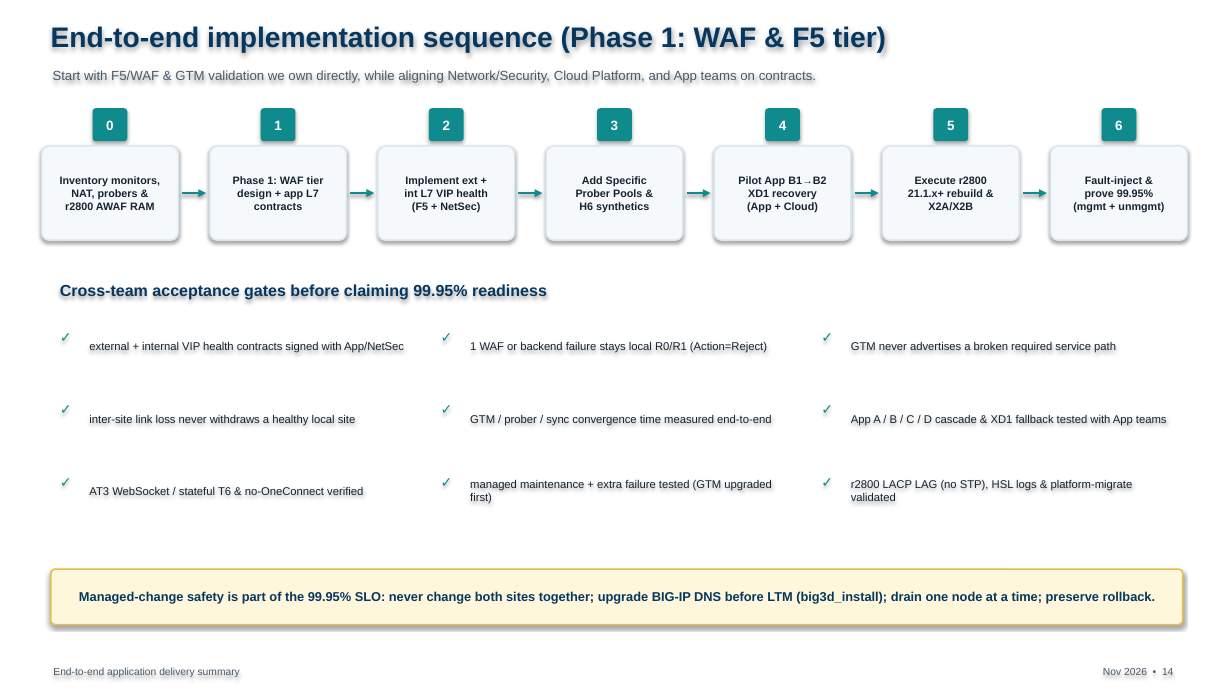
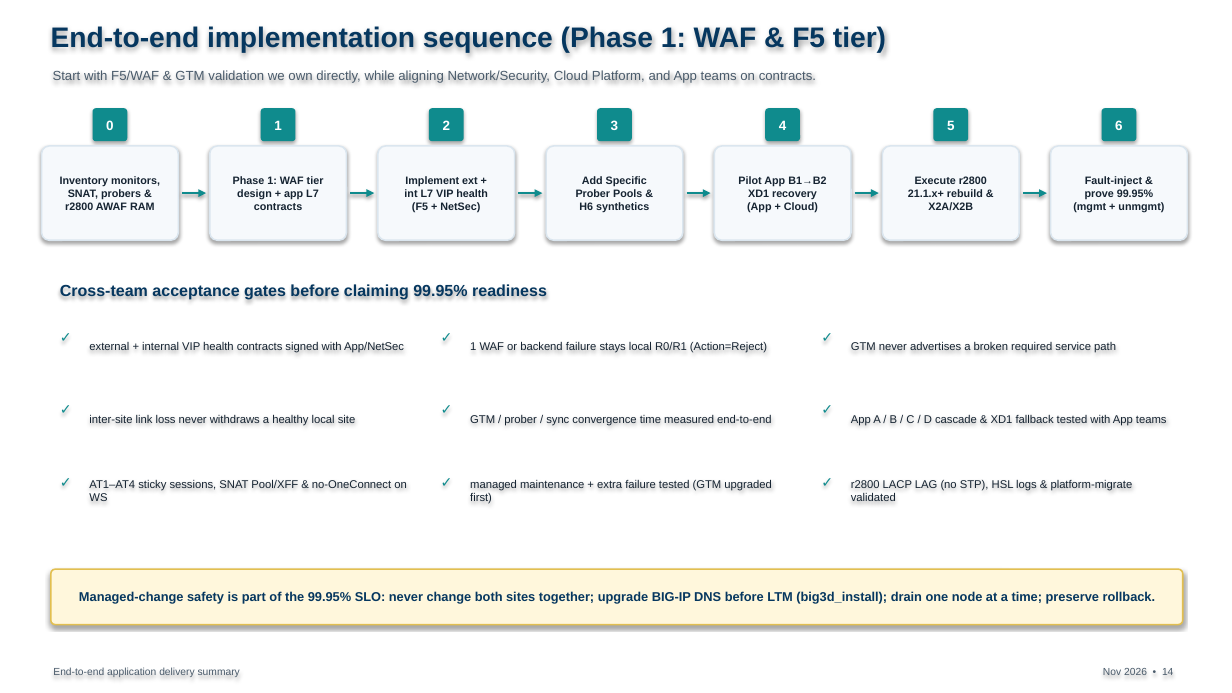
Before and after one commit to jfang88/EnterpriseWAF, a slide deck: slide 14 of management-artifacts/EnterpriseWAF_Management_Summary.pptx. Drawn at 1232x693 pixels with LibreOffice and Linux fonts; fonts in the diff are those of the drawing. Boxes give left, top, right and bottom in pixels: in the first picture for what was removed or moved away, otherwise in the second. Text is boxed around its words. In the diff, an @@ line names an element or a change of style, - is before the commit and + after.

```diff
--- a/management-artifacts/EnterpriseWAF_Management_Summary.pptx
+++ b/management-artifacts/EnterpriseWAF_Management_Summary.pptx
@@ text in rounded rectangle at (60,176,160,213): text changed @@
-Inventory monitors,
-NAT, probers &
-r2800 AWAF RAM
+Inventory monitors,
+SNAT, probers &
+r2800 AWAF RAM
@@ text at (89,480,407,501): text changed @@
-AT3 WebSocket / stateful T6 & no-OneConnect verified
+AT1–AT4 sticky sessions, SNAT Pool/XFF & no-OneConnect on WS
```
Also in this commit, not shown: 1 other slide changed, 1 slide added, 1 slide removed, 5 other files.
